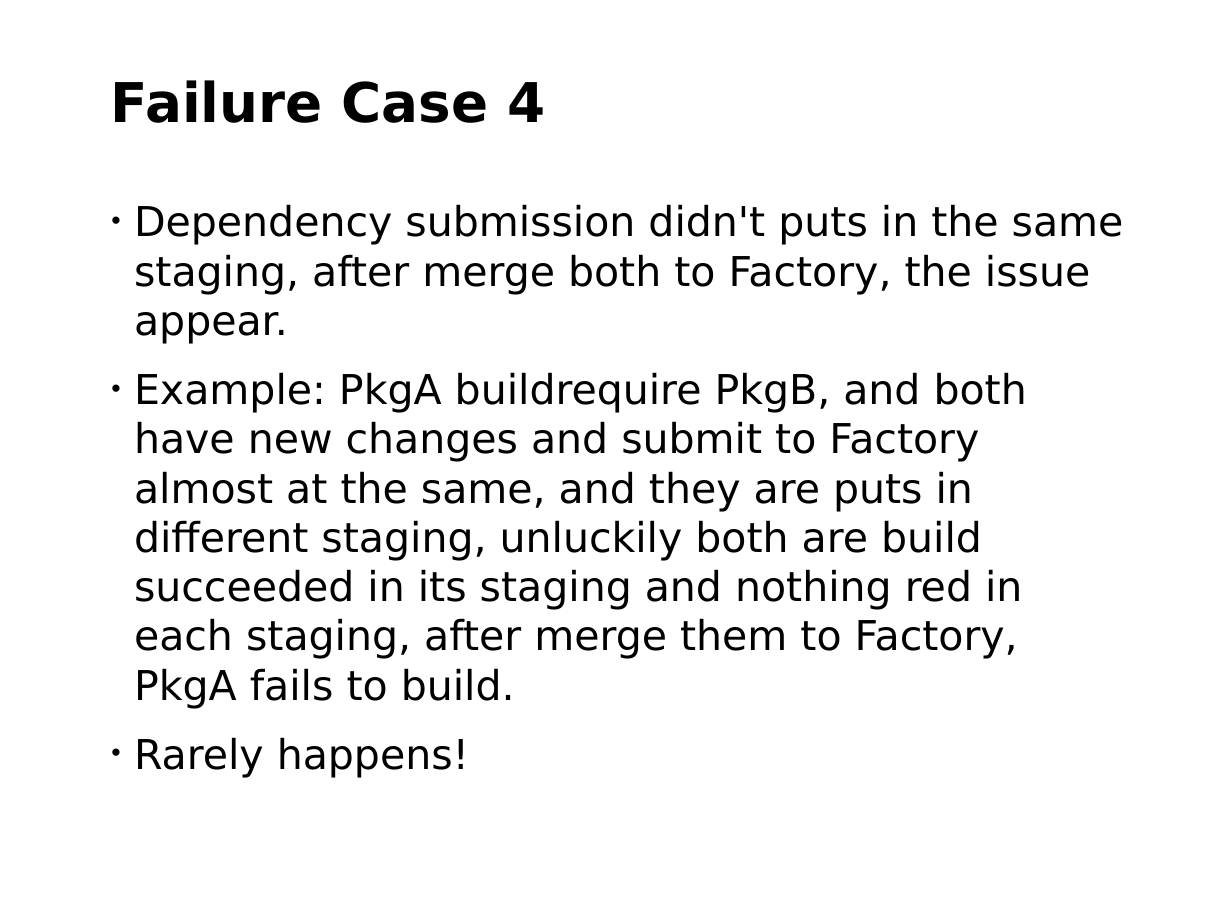
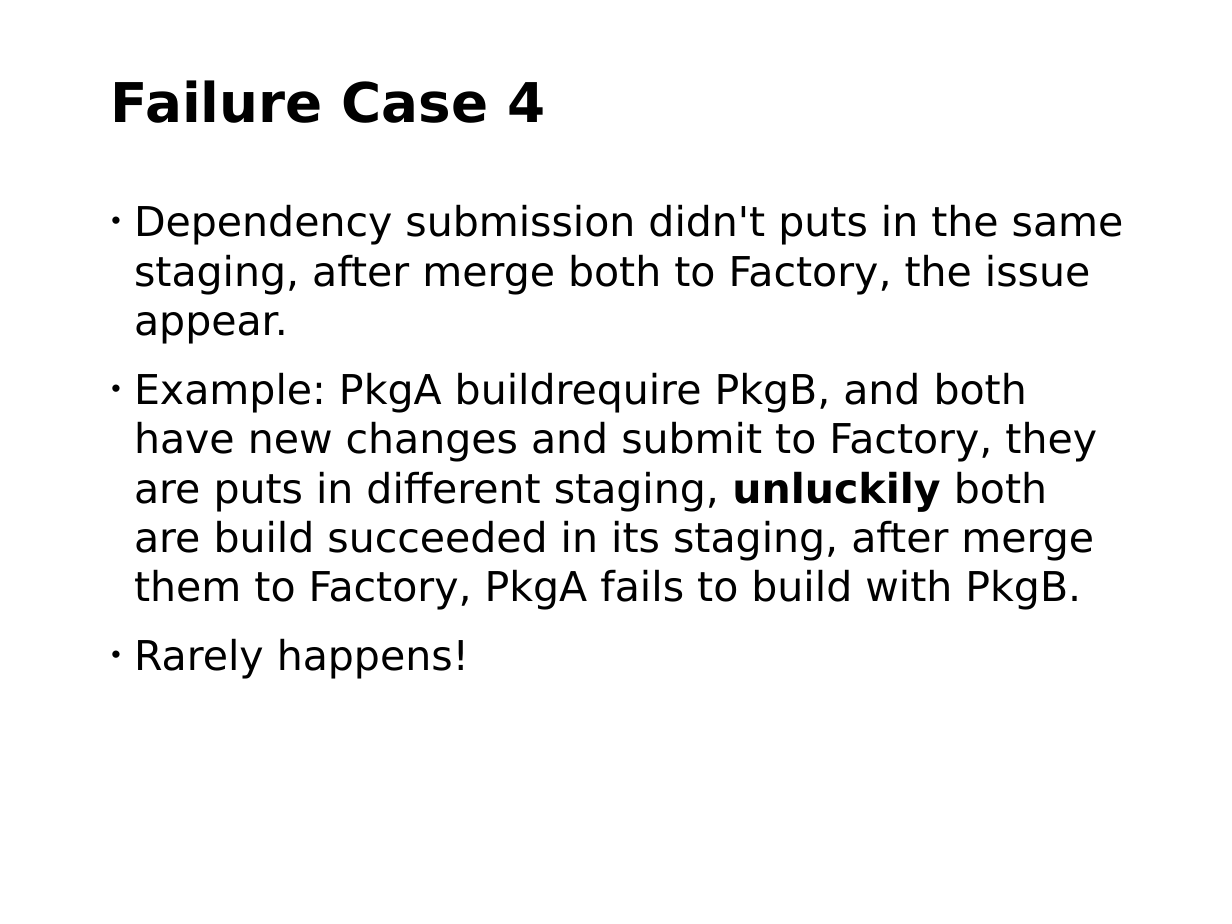
Before and after one commit to nilxam/labsconf_2015, a slide deck: slide 31 of labsconf_2015.odp. Drawn at 1232x924 pixels with LibreOffice and Linux fonts; fonts in the diff are those of the drawing; background and template pictures are left out. Boxes give left, top, right and bottom in pixels: in the first picture for what was removed or moved away, otherwise in the second. Text is boxed around its words. In the diff, an @@ line names an element or a change of style, - is before the commit and + after.

```diff
--- a/labsconf_2015.odp
+++ b/labsconf_2015.odp
@@ text at box(134, 372, 1097, 610): text changed @@
-• Example: PkgA buildrequire PkgB, and both have new changes and submit to Factory almost at the same, and they are puts in different staging, unluckily both are build succeeded in its staging and nothing red in each staging, after merge them to Factory, PkgA fails to build.
+• Example: PkgA buildrequire PkgB, and both have new changes and submit to Factory, they are puts in different staging, unluckily both are build succeeded in its staging, after merge them to Factory, PkgA fails to build with PkgB.
```
Also in this commit, not shown: 3 other slides changed, 1 slide added, 1 slide removed, 1 other file.
